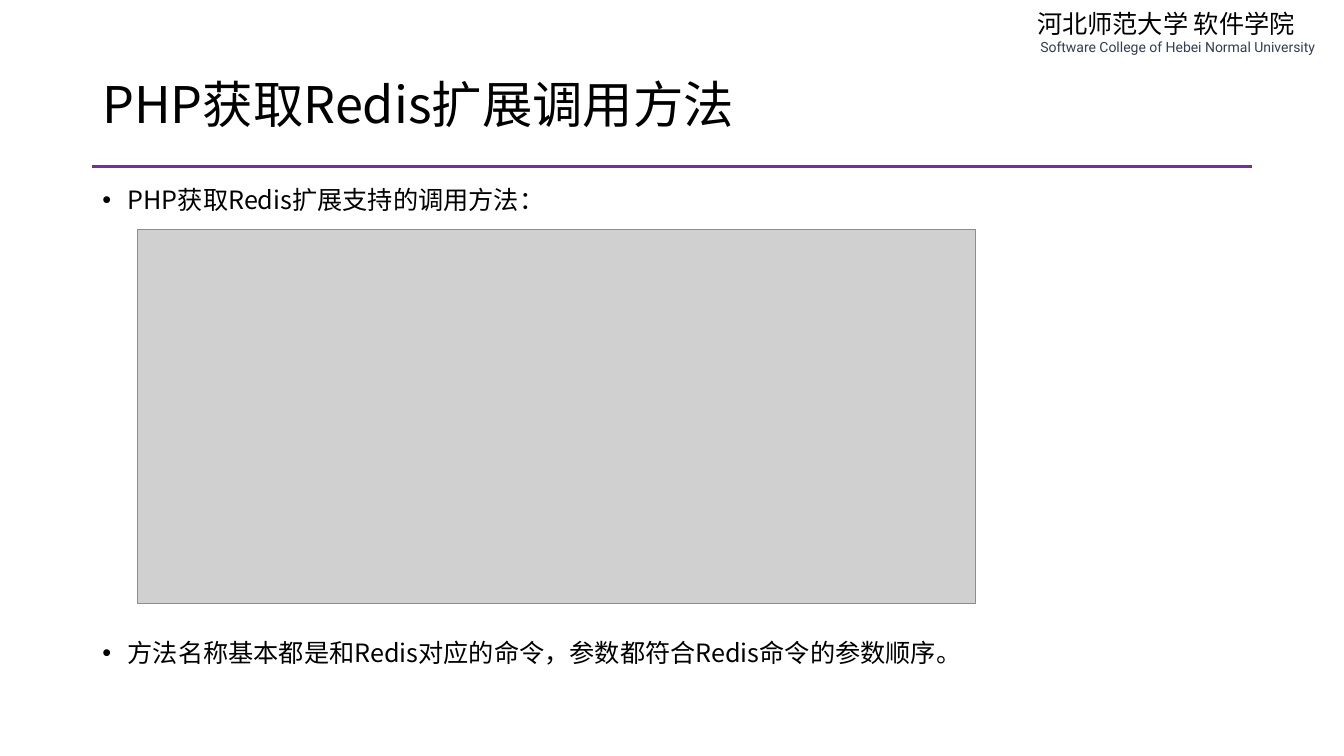
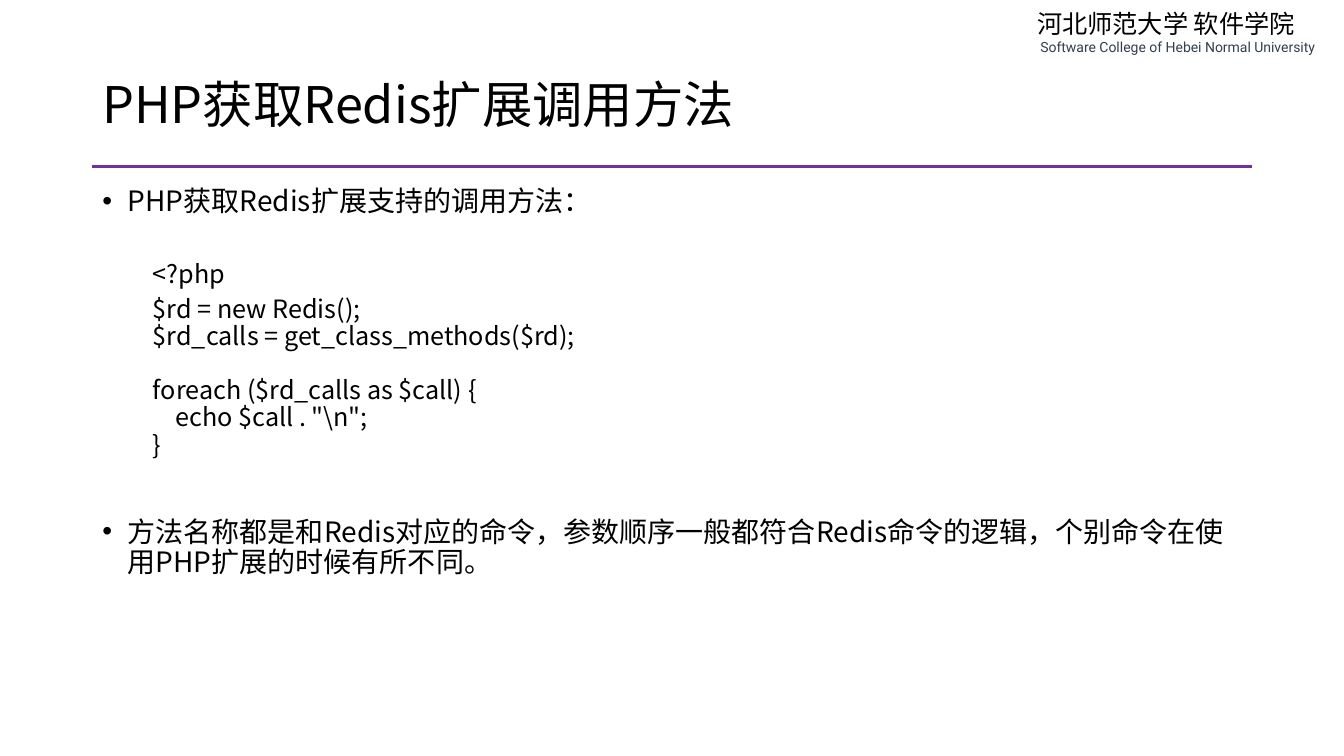
Before and after one commit to edu2act/course-php-serverside-development-on-linux, a slide deck: slide 17 of materials/slides/ch07-message-queue.pptx. Drawn at 1344x756 pixels with LibreOffice and Linux fonts; fonts in the diff are those of the drawing; grey boxes stand for pictures. Boxes give left, top, right and bottom in pixels: in the first picture for what was removed or moved away, otherwise in the second. Text is boxed around its words. In the diff, an @@ line names an element or a change of style, - is before the commit and + after.

```diff
--- a/materials/slides/ch07-message-queue.pptx
+++ b/materials/slides/ch07-message-queue.pptx
@@ text at <box>128,187,592,214</box>: size 18 to 20 pt in "PHP获取Redis扩展支持的调用方法：" @@
@@ picture removed at <box>137,229,975,604</box> @@
@@ text at <box>128,263,1224,575</box>: text changed @@
-• 方法名称基本都是和Redis对应的命令，参数都符合Redis命令的参数顺序。
+  <?php
+  $rd = new Redis();
+  $rd_calls = get_class_methods($rd);
+  foreach ($rd_calls as $call) {
+  echo $call . "\n";
+  }
+• 方法名称都是和Redis对应的命令，参数顺序一般都符合Redis命令的逻辑，个别命令在使用PHP扩展的时候有所不同。
```
Also in this commit, not shown: 6 other slides changed, 2 slides added, 1 slide removed, 3 other files.
